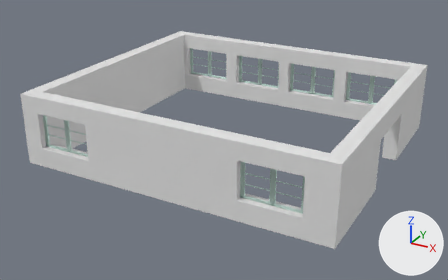
What one commit did to the Blender file ProyectoFinal/Models/Salon/Salon.blend.
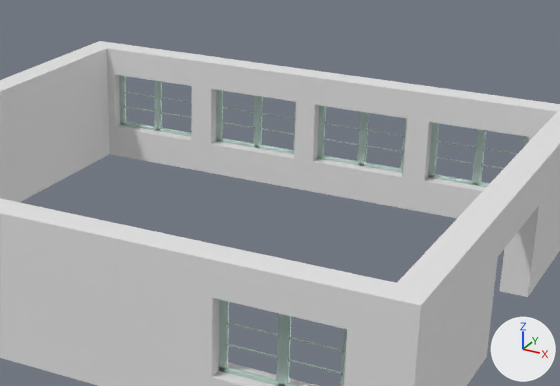
Old and new are each drawn whole from a 50 mm camera at (35.7, -76.8, 37.3) aimed at (-3.9, -4.9, 1.4) and again close up on the part from 29% to 92% of the width and 4% to 73% of the height. The lights are fixed; the arrows at lower right show +X, +Y and +Z.

Before the edit, the objects in view are built like this:
```python
me_cube = bpy.data.meshes.new('Cube')
me_cube.from_pydata(...)  # 78 vertices, 55 faces; spans x -1.0..43.0, y -38.0..1.0, z -1.0..1.0
me_cube.materials.append(mat_material)  # white #e7e7e7
me_cube_005 = bpy.data.meshes.new('Cube.005')
me_cube_005.from_pydata(...)  # 864 vertices, 588 faces; spans x -488.0..60.0, y -675.0..2.0, z -1.0..1.0
me_cube_005.materials.append(mat_material_001)  # white #d5eee6
ob_cube = bpy.data.objects.new('Cube', me_cube)
ob_cube.location = (-23.94, 15.98, 5.1)
ob_cube.scale = (1.0, 1.0, 5.0)
ob_ventana1 = bpy.data.objects.new('Ventana1', me_cube_005)
ob_ventana1.location = (11.19, 16.07, 5.28)
ob_ventana1.scale = (0.0689, 0.0551, 2.25)
```
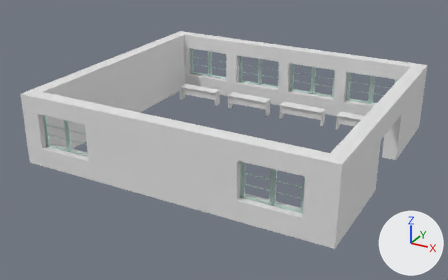
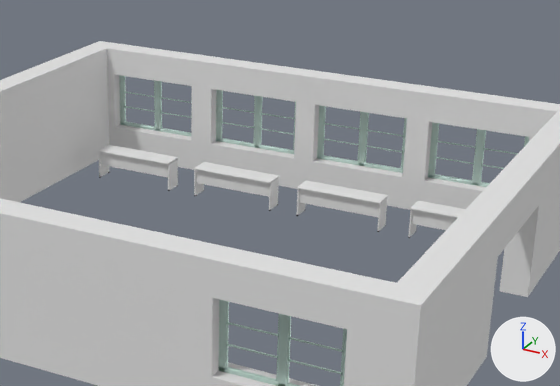
Where the change shows, as pixel boxes [x1, y1, x2, y2] in the close-ups (560 x 386 px):
'Desktop2', added: after [296, 180, 388, 232]
    faces in mat_material_003 (white #e7e7e7): [297, 180, 388, 231]
'Desktop3', added: after [193, 162, 280, 211]
    faces in mat_material_003 (white #e7e7e7): [193, 162, 280, 210]
'Desktop4', added: after [97, 145, 179, 191]
    faces in mat_material_003 (white #e7e7e7): [97, 145, 179, 190]
'Desktop1', added: after [408, 201, 466, 238]
    faces in mat_material_003 (white #e7e7e7): [408, 201, 466, 237]

What the commit changed:
Material 'Material.003' (mat_material_003) is new.
Its base color is (0.8, 0.8, 0.8) (white #e7e7e7).
Material 'Material.004' (mat_material_004) is new.
Its base color is (0.0, 0.0, 0.0) (black #000000).
Mesh me_mesh_003 is new.
It has 2152 vertices, 3912 faces and spans x -39.5..31.6, y 2.2..33.7, z 2.0..30.4.
Faces by material slot: [2608, 1304].
It uses material mat_material_003 (white #e7e7e7).
It uses material mat_material_004 (black #000000).
Object 'Desktop4' (ob_desktop4) is new; it shows me_mesh_003.
Its location is (-17.43, 9.19, -0.22).
Its rotation in degrees is (180, 0, 180).
Its scale is (0.1, 0.06, -0.09).
Object 'Desktop3' (ob_desktop3) is new; it shows a copy of me_mesh_003.
Its location is (-7.86, 9.19, -0.22).
Its rotation in degrees is (180, 0, 180).
Its scale is (0.1, 0.06, -0.09).
Object 'Desktop2' (ob_desktop2) is new; it shows a copy of me_mesh_003.
Its location is (1.63, 9.19, -0.22).
Its rotation in degrees is (180, 0, 180).
Its scale is (0.1, 0.06, -0.09).
Object 'Desktop1' (ob_desktop1) is new; it shows a copy of me_mesh_003.
Its location is (11.17, 9.19, -0.22).
Its rotation in degrees is (180, 0, 180).
Its scale is (0.1, 0.06, -0.09).
